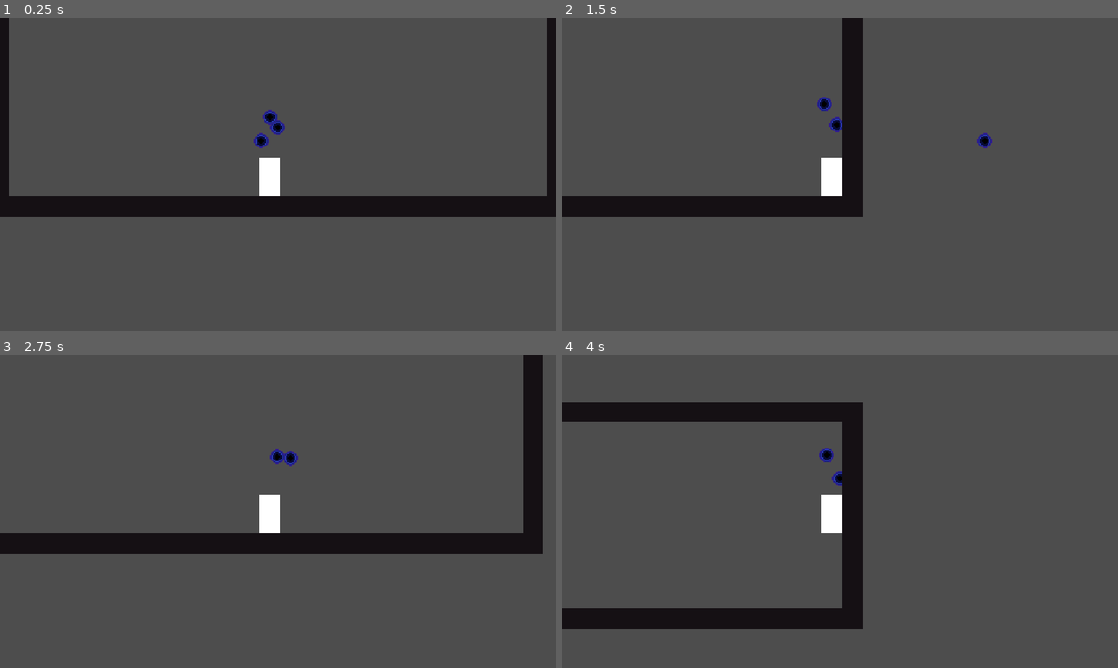
Above: before the commit, frames 1-4 (two rows, left to right).
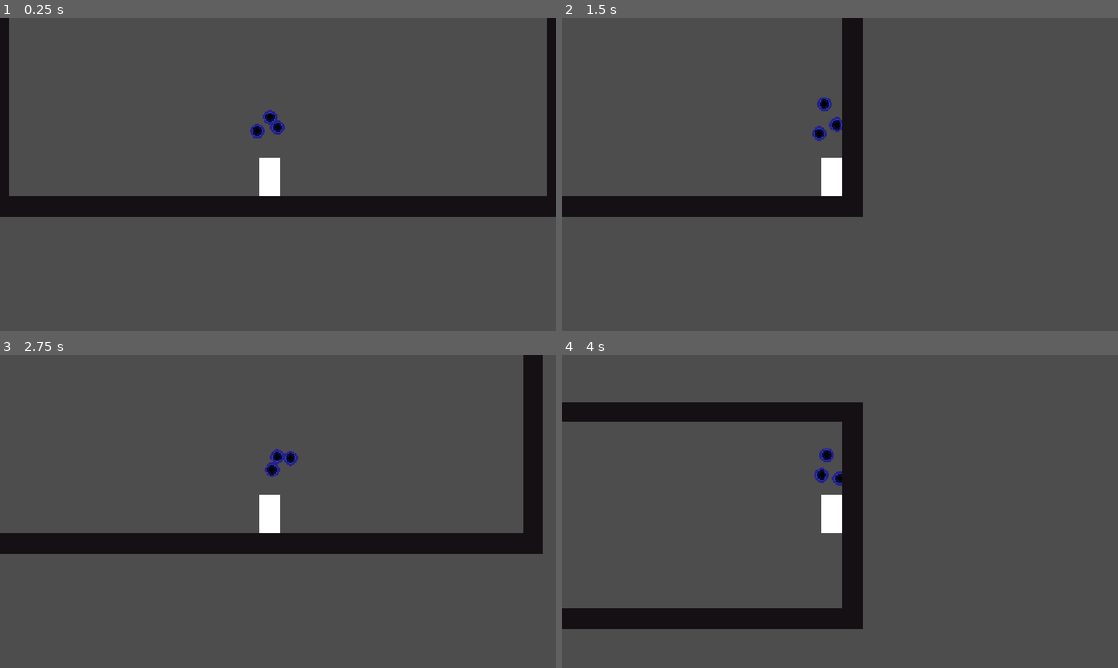
Above: after the commit, the same moments.

Repository: Timi865/Microvania
Game: Godot game, scene res://Scenes/game.tscn
Two runs of this game, one before a commit and one after it. Both use one fixed random seed, a clock stepped at 60 frames per second and the inputs below.
Inputs:
- Up to frame 1 (0.25 s): no input
- Up to frame 2 (1.5 s): hold Right (Move_right) from 0.53 s (still down); tap C (dash) at 0.6, 1.35 s; tap Space (Jump) at 0.77 s
- Up to frame 3 (2.75 s): tap Space (Jump) at 1.52 s; release Right (Move_right) at 2.03 s; hold Left (Move_left) from 2.03 s (still down); tap C (dash) at 2.1 s
- Up to frame 4 (4 s): release Left (Move_left) at 2.78 s; hold Right (Move_right) from 2.78 s (still down); tap C (dash) at 2.85, 3.6 s; tap Space (Jump) at 3.02, 3.77 s

The runs differ from the first frame. In frame 1, 0.2% of the frame differs, in the area x 45-49%, y 33-42%; in frame 2, 0.2%, in the area x 45-78%, y 34-42%; in frame 3, 0.1%; in frame 4, 0.1%.

Commit message:
Dash Cooldown
gave the players dash a cooldown of 0.7 seconds(subject to later review)

Diff:
--- a/Scripts/Player.gd
+++ b/Scripts/Player.gd
@@ -14,8 +14,10 @@
 var dash_unlocked: bool = true#set to true later
 const DASH_SPEED: float = 200
 const DASH_TIME: float = 0.25
+const DASH_COOLDOWN: float = 0.7
 var can_dash: bool = true
 var dash_timer: float = 0.0
+var dash_cooldown_timer: float = 0.0
 
 
 const spawn_visual_interval_dash: float = 0.2
@@ -28,6 +30,9 @@
 	if dash_timer <= 0.0:
 		var velocity_weight_x: float = 1.0 - exp( -(ACCELERATION if x_input else FRICTION) * delta)
 		velocity.x = lerp(velocity.x, x_input * MAX_SPEED,velocity_weight_x)
+
+	if dash_cooldown_timer > 0.0:
+		dash_cooldown_timer -= delta#if the cooldown timer is less than zero count it down using delta
 
 	if x_input:
 		look_dir_x = int(x_input)
@@ -49,7 +54,8 @@
 	#_animation(x_input)
 
 func _dash_logic(delta: float) -> void:
-	if can_dash and Input.is_action_just_pressed("dash"):
+	if can_dash and dash_cooldown_timer <= 0.0 and Input.is_action_just_pressed("dash"):
+		dash_cooldown_timer = DASH_COOLDOWN
 		_start_dash()
 
 	if dash_timer > 0.0:#so when dash finishes
--- a/Scripts/orb.gd
+++ b/Scripts/orb.gd
@@ -58,11 +58,11 @@
 	position = position.lerp(target_position, follow_speed * delta)
 
 func _flying(delta: float) -> void:
-	position.x += 50.0 * delta
+	pass
 
 func _returning(delta: float) -> void:
 	pass
 
 
 func _hidden() -> void:
-	pass
+	visible = false
--- a/Scripts/orb_manager.gd
+++ b/Scripts/orb_manager.gd
@@ -14,7 +14,7 @@
 		orbs[i].formation_position = target_positions[i]
 		orbs[i].position = target_positions[i]
 
-	orbs[0].state = Orb.State.FLYING#changes orb1s state to FLYING
+
 
 func _process(delta: float) -> void:
 	pass
